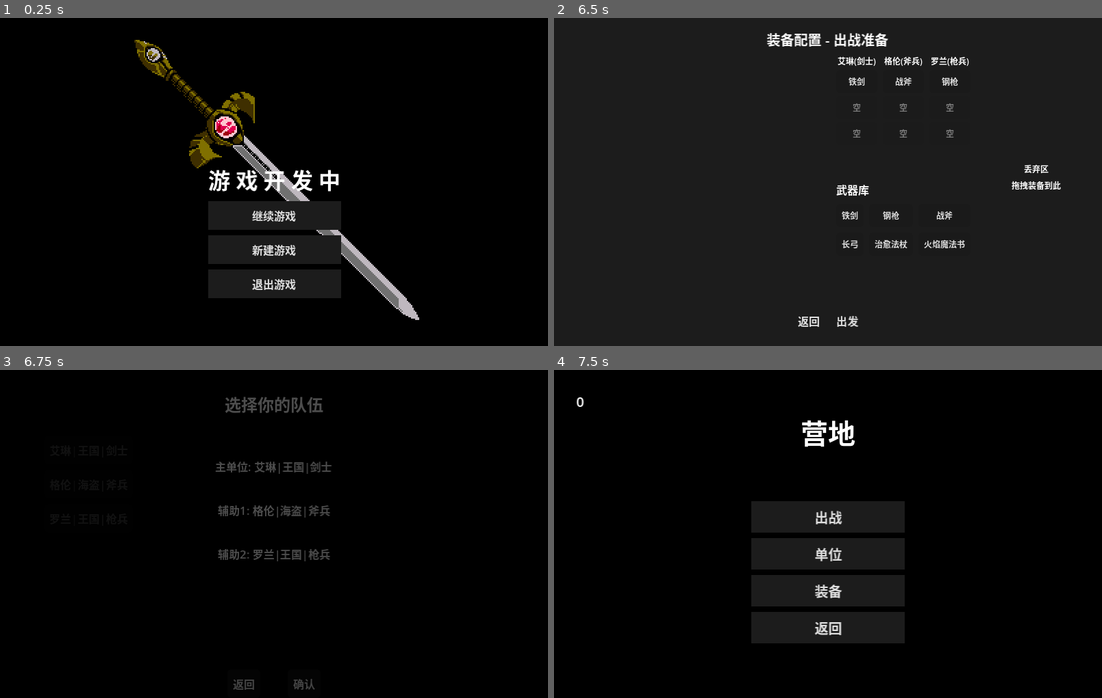
Above: before the commit, frames 1-4 (two rows, left to right).
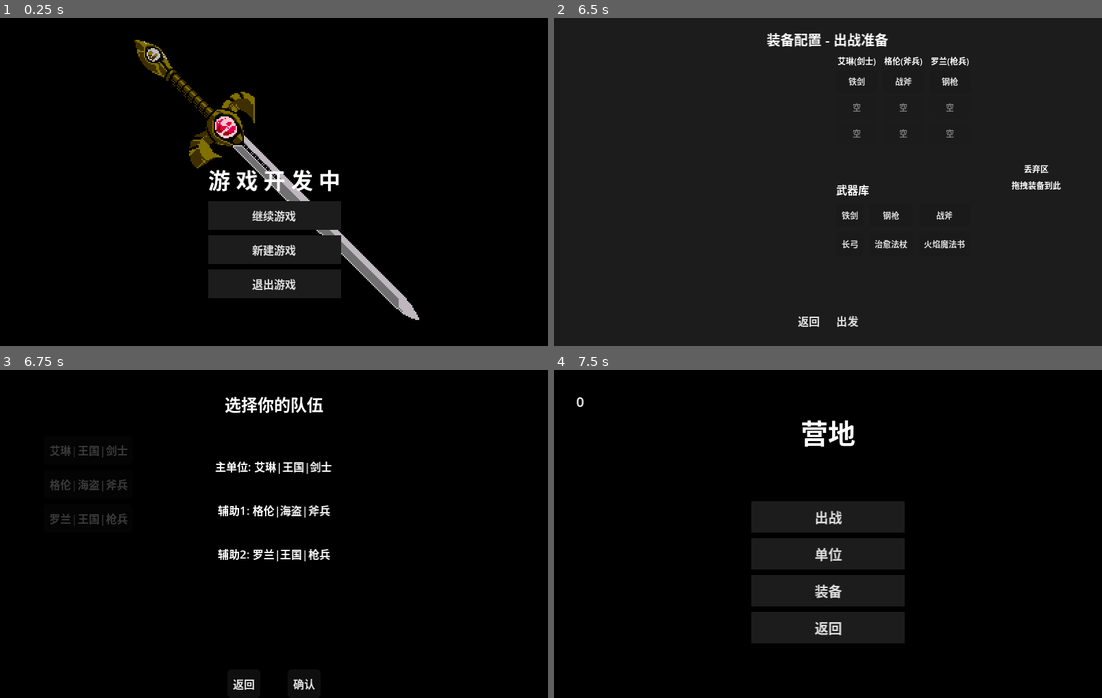
Above: after the commit, the same moments.

Repository: ZhuXilin/Dev_Project_260730
Game: Godot game, scene res://content/scenes/ui/MainMenu.tscn
Same seed, same stepped clock (60 frames per second), same inputs: the game is played once before the commit and once after it. Sound files missing from this copy of the repository are replaced by a short silence.
Inputs:
- Up to frame 1 (0.25 s): no input
- Up to frame 2 (6.5 s): click "继续游戏" at 0.5 s; click "新建游戏" at 1.25 s; click "新游戏" at 2 s; click "出战" at 2.75 s; click "艾琳|王国|剑士" at 3.5 s; click "格伦|海盗|斧兵" at 4.25 s; click "罗兰|王国|枪兵" at 5 s; click "确认" at 5.75 s
- Up to frame 3 (6.75 s): click "返回" at 6.5 s
- Up to frame 4 (7.5 s): click "返回" at 7.25 s

Frames 1-2 are identical in both runs. In frame 3, 2.3% of the frame differs, in the area x 9-61%, y 8-98%; in frame 4, nothing differs.

Commit message:
EquipmentConfig WIP

Diff:
--- a/content/scenes/ui/EquipmentConfig.tscn
+++ b/content/scenes/ui/EquipmentConfig.tscn
@@ -10,7 +10,6 @@
 anchors_preset = 15
 anchor_right = 1.0
 anchor_bottom = 1.0
-mouse_filter = 2
 color = Color(0, 0, 0, 0.7)
 
 [node name="MainPanel" type="Panel" parent="." unique_id=1248093139]
--- a/function/script/EquipmentConfig.gd
+++ b/function/script/EquipmentConfig.gd
@@ -212,20 +212,12 @@
 	return data.name if data else inst.item_id
 
 # ========== 拖拽系统 ==========
-func _get_drag_data(_at_position: Vector2) -> Variant:
-	# 获取 Viewport 的安全方式
-	var viewport = get_window().get_viewport() if get_window() else get_viewport()
-	if not viewport:
+func _get_drag_data(at_position: Vector2) -> Variant:
+	var from = _find_control_at_position(at_position)
+	if not from:
 		return null
-	var gui = viewport.gui
-	if not gui:
-		return null
-	var selection = gui.drag_selection
-	if selection.is_empty():
-		return null
-	var from = selection[0]
-	if not (from is Button):
-		return null
+
+	# 获取元数据
 	var meta = {
 		"slot_type": from.get_meta("slot_type", ""),
 		"unit_idx": from.get_meta("unit_idx", -1),
@@ -234,15 +226,55 @@
 		"relic_index": from.get_meta("relic_index", -1),
 		"source_control": from
 	}
+
+	# 空槽位或武器库空按钮不可拖拽
 	if meta["item_id"] == "" and meta["slot_type"] != "library_weapon":
 		return null
 
+	# 创建拖拽预览
 	var preview = Label.new()
 	preview.text = from.text
 	preview.add_theme_font_size_override("font_size", 8)
-	preview.modulate = Color(0.5, 0.5, 0.5, 0.7)
+	preview.modulate = Color(0.8, 0.8, 0.8, 0.9)
+	preview.add_theme_color_override("font_color", Color.WHITE)
+	preview.add_theme_stylebox_override("normal", StyleBoxFlat.new())
+	var style = preview.get_theme_stylebox("normal") as StyleBoxFlat
+	if style:
+		style.bg_color = Color(0.1, 0.1, 0.1, 0.8)
+		style.border_width_left = 1
+		style.border_width_right = 1
+		style.border_width_top = 1
+		style.border_width_bottom = 1
+		style.border_color = Color(0.5, 0.5, 0.5, 0.8)
+	preview.size = Vector2(40, 16)
 	from.set_drag_preview(preview)
+
 	return meta
+
+func _find_control_at_position(pos: Vector2) -> Control:
+	# 检查单位容器中的按钮
+	for col in unit_container.get_children():
+		for child in col.get_children():
+			if child is Button and child.get_global_rect().has_point(pos):
+				return child
+
+	# 检查武器库（出战前模式）
+	if current_mode == Mode.DEPLOY:
+		for grid in library_container.get_children():
+			if grid is GridContainer:
+				for btn in grid.get_children():
+					if btn is Button and btn.get_global_rect().has_point(pos):
+						return btn
+
+	# 检查遗物（地图模式）
+	if current_mode == Mode.MAP:
+		for grid in relic_container.get_children():
+			if grid is GridContainer:
+				for btn in grid.get_children():
+					if btn is Button and btn.get_global_rect().has_point(pos):
+						return btn
+
+	return null
 
 func _can_drop_data(_at_position: Vector2, data: Variant) -> bool:
 	if not data is Dictionary:
@@ -261,15 +293,17 @@
 	_execute_drop(data, target)
 
 func _get_target_from_position(global_pos: Vector2) -> Control:
-	var discard = discard_zone
-	if discard.get_global_rect().has_point(global_pos):
-		return discard
-
+	# 检查丢弃区
+	if discard_zone.get_global_rect().has_point(global_pos):
+		return discard_zone
+
+	# 检查单位列按钮
 	for col in unit_container.get_children():
 		for child in col.get_children():
 			if child is Button and child.get_global_rect().has_point(global_pos):
 				return child
 
+	# 检查武器库（出战前模式）
 	if current_mode == Mode.DEPLOY:
 		for grid in library_container.get_children():
 			if grid is GridContainer:
@@ -277,6 +311,7 @@
 					if btn is Button and btn.get_global_rect().has_point(global_pos):
 						return btn
 
+	# 检查遗物（地图模式）
 	if current_mode == Mode.MAP:
 		for grid in relic_container.get_children():
 			if grid is GridContainer:
@@ -291,14 +326,17 @@
 	var target_type = target.get_meta("slot_type", "")
 	var discard = target == discard_zone
 
+	# 丢弃区只能接收装备，且不能是武器库物品
 	if discard:
 		if source_type == "library_weapon":
 			return false
 		return true
 
+	# 武器库 -> 武器格
 	if source_type == "library_weapon":
 		return target_type == "weapon"
 
+	# 同类型交换
 	if source_type == "weapon" and target_type == "weapon":
 		return true
 	if source_type == "armor" and target_type == "armor":
@@ -344,7 +382,7 @@
 			GameState.global_relics.remove_at(idx)
 			_sync_relics()
 	_sync_all()
-	_build_ui()
+	call_deferred("_build_ui")
 
 func _library_to_weapon(data: Dictionary, target: Control):
 	var item_id = data["item_id"]
@@ -356,7 +394,7 @@
 	inst.count = 1
 	party[unit_idx].weapon_slot = inst
 	_sync_all()
-	_build_ui()
+	call_deferred("_build_ui")
 
 func _swap_weapons(data: Dictionary, target: Control):
 	var src_unit = data["unit_idx"]
@@ -367,7 +405,7 @@
 	party[src_unit].weapon_slot = party[tgt_unit].weapon_slot
 	party[tgt_unit].weapon_slot = temp
 	_sync_all()
-	_build_ui()
+	call_deferred("_build_ui")
 
 func _swap_armor(data: Dictionary, target: Control):
 	var src_unit = data["unit_idx"]
@@ -380,7 +418,7 @@
 	party[src_unit].armor_slots[src_slot] = party[tgt_unit].armor_slots[tgt_slot]
 	party[tgt_unit].armor_slots[tgt_slot] = temp
 	_sync_all()
-	_build_ui()
+	call_deferred("_build_ui")
 
 func _swap_relics(data: Dictionary, target: Control):
 	var src_idx = data["relic_index"]
@@ -394,7 +432,7 @@
 		relics[tgt_idx] = temp
 	_sync_relics()
 	_sync_all()
-	_build_ui()
+	call_deferred("_build_ui")
 
 func _sync_all():
 	for i in range(party.size()):
@@ -407,7 +445,18 @@
 func _sync_relics():
 	SaveManager.auto_save()
 
+func _on_close_pressed():
+	print("_on_close_pressed 被调用")
+	if current_mode == Mode.MAP:
+		_sync_all()
+	var canvas_layer = get_parent()
+	if canvas_layer:
+		canvas_layer.queue_free()
+	else:
+		queue_free()
+
 func _on_confirm_pressed():
+	print("_on_confirm_pressed 被调用")
 	GameState.initialize_party(selected_units, 0)
 	for i in range(min(party.size(), GameState.party.size())):
 		var local_unit = party[i]
@@ -428,9 +477,8 @@
 	GameState.reset_progress()
 	SaveManager.save_game(target_slot, false)
 	LevelManager.start_game()
-	queue_free()
-
-func _on_close_pressed():
-	if current_mode == Mode.MAP:
-		_sync_all()
-	queue_free()
+	var canvas_layer = get_parent()
+	if canvas_layer:
+		canvas_layer.queue_free()
+	else:
+		queue_free()
--- a/function/script/MapScene.gd
+++ b/function/script/MapScene.gd
@@ -5,8 +5,9 @@
 var map_data: MapLevelData
 var selected_node: MapNode = null
 var level_list: Array[MapData] = []
-
-# ---- 节点引用（与场景结构严格对应） ----
+var _equipment_config_instance = null   # 防止重复实例化
+
+# ---- 节点引用 ----
 @onready var node_container = $NodeContainer
 @onready var line_container = $NodeContainer/LineContainer
 @onready var info_panel = $InfoPanel
@@ -442,9 +443,15 @@
 	print("实际已访问节点数：", visited_count)
 
 func _on_config_btn_pressed():
-	print("_on_config_btn_pressed 被调用")
+	# ---- 防止重复实例化 ----
+	if _equipment_config_instance != null:
+		_equipment_config_instance.show()
+		_equipment_config_instance.move_to_front()
+		return
+
 	var config = load("res://content/scenes/ui/EquipmentConfig.tscn").instantiate()
 	add_child(config)
+	_equipment_config_instance = config
 	var panel = config.get_node("MainPanel")
 
 	var unit_names: Array[String] = []
@@ -456,3 +463,8 @@
 		slot = SaveManager.find_empty_slot()
 
 	panel.init(unit_names, slot, EquipmentConfig.Mode.MAP)
+
+	# 面板销毁时清除引用
+	config.tree_exited.connect(func():
+		_equipment_config_instance = null
+	)
--- a/function/script/UnitSelectUI.gd
+++ b/function/script/UnitSelectUI.gd
@@ -1,8 +1,8 @@
-# UnitSelectUI.gd
 extends CanvasLayer
 
-var selected_units: Array[String] = []   # 存储选中的 unit_name（类型）
+var selected_units: Array[String] = []
 var max_selection: int = 3
+var _equipment_config_instance = null   # 防止重复实例化
 
 @onready var unit_buttons = $UnitListContainer/VBoxContainer
 @onready var main_label = $MainUnitLabel
@@ -94,7 +94,14 @@
 	confirm_btn.disabled = selected_units.size() < max_selection
 
 func _on_confirm_pressed():
-	# 检查是否有空存档槽
+	var main_unit_name = selected_units[0]
+	var selected_unit_names = selected_units.duplicate()
+	var main_index = 0
+	GameState.initialize_party(selected_unit_names, main_index)
+	var main_unit_data = UnitDataManager.get_unit_data(main_unit_name)
+	var faction = main_unit_data.get("faction", "王国")
+	GameState.current_faction = faction
+
 	var target_slot = -1
 	if SaveManager.current_slot != -1:
 		target_slot = SaveManager.current_slot
@@ -109,10 +116,29 @@
 			dialog.popup_centered()
 			return
 
+	# ---- 防止重复实例化 ----
+	if _equipment_config_instance != null:
+		# 面板已存在，将其显示并置于最前
+		_equipment_config_instance.show()
+		_equipment_config_instance.move_to_front()
+		return
+
+	Globals.pending_save_slot = target_slot
+	GameState.start_new_cycle()
+	GameState.reset_progress()
+	GameState.interrupt_state = 2
+	SaveManager.save_game(target_slot, false)
+
+	# ---- 创建面板 ----
 	var config = load("res://content/scenes/ui/EquipmentConfig.tscn").instantiate()
 	add_child(config)
+	_equipment_config_instance = config
 	var panel = config.get_node("MainPanel")
 	panel.init(selected_units, target_slot, EquipmentConfig.Mode.DEPLOY)
+
+	config.tree_exited.connect(func():
+		_equipment_config_instance = null
+	)
 
 func _on_back_pressed():
 	MusicManager.stop_music()
